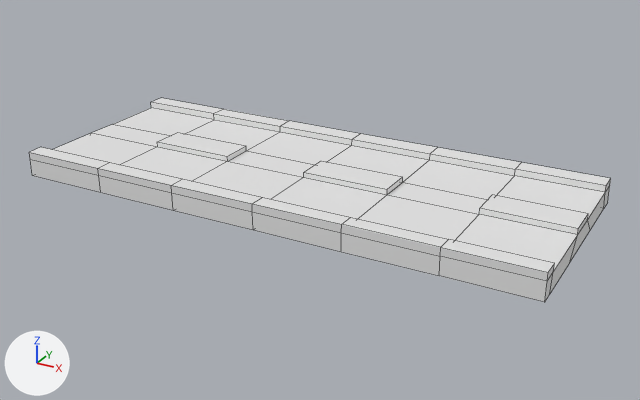
Before and after pictures for a commit that changed the FBX model Assets/Models/road.fbx.
Both versions are drawn from a 50 mm lens placed at (7.53, -13.29, 6.46), pointed at (0.25, -0.06, -0.16). Lighting does not change. The marker at lower left points along +X, +Y and +Z. Mesh edges are drawn as thin lines. Where no turn or scale is listed for an object, it has been applied to the vertices.
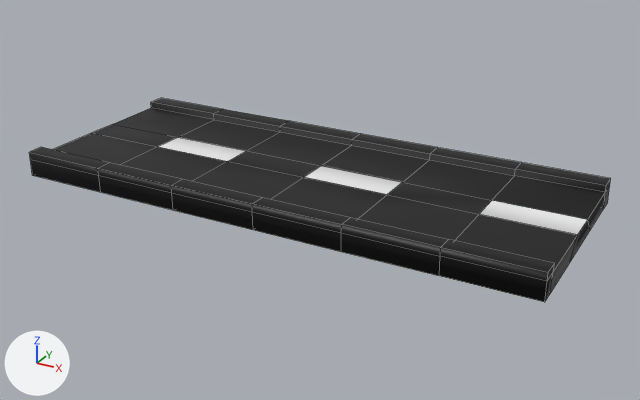
The change in detail:
Material 'Material.001' (mat_material_001) is new.
Its base color is (0.0, 0.0, 0.0) (black #000000).
Material 'Material.002' (mat_material_002) is new.
Its base color is (0.8, 0.8, 0.8) (white #e7e7e7).
me_plane has 124 vertices, 122 faces and spans x -5.01..5.01, y -2.02..2.02, z 0.0..0.48.
me_plane is used by ob_plane; location (0.0, 0.0, 0.0).
Before the commit, vertices of me_plane: 56 (5.01, -0.3, 0.44) at pixel (578, 228), 57 (5.01, 0.36, 0.44) at pixel (588, 213), 62 (0.05, -0.3, 0.44) at pixel (303, 172), 63 (0.05, 0.36, 0.44) at pixel (321, 160), 64 (1.72, -0.3, 0.44) at pixel (387, 189).
Before the commit, vertices of me_plane: 65 (1.72, 0.36, 0.44) at pixel (402, 176), 66 (3.39, -0.3, 0.44) at pixel (479, 208), 67 (3.39, 0.36, 0.44) at pixel (492, 194).
Before the commit, vertices of me_plane: 58 (-3.3, -0.3, 0.44) at pixel (157, 141), 59 (-3.3, 0.36, 0.44) at pixel (177, 132), 60 (-1.62, -0.3, 0.44) at pixel (227, 156), 61 (-1.62, 0.36, 0.44) at pixel (246, 145).
Part 1, on me_plane:
Vertices 56, 57, 66, 67 of me_plane move by (0.0, 0.0, -0.1).
Vertices 62 to 65 of me_plane move by (0.0, 0.0, -0.09).
Part 2, on me_plane:
Vertices 58 to 61 of me_plane move by (0.0, 0.0, -0.1).
me_plane part 3: 38 of the faces centred in x -5.01..-2.46, y -2.02..2.02, z 0.0..0.48 switch from no material to mat_material_001 (black #000000).
me_plane part 4: 38 of the faces centred in x 2.55..5.01, y -2.02..2.02, z 0.0..0.48 switch from no material to mat_material_001 (black #000000).
me_plane part 5: 31 of the faces centred in x -0.79..0.88, y -2.02..2.02, z 0.0..0.48 switch from no material to mat_material_001 (black #000000).
me_plane now uses material mat_material_002 (white #e7e7e7).

What differs and where, as boxes (x1, y1, x2, y2) in the pictures (640 x 400 px; the box of a moved part takes in the faces that stretch with it):
'Plane', reshaped, recoloured (white to black)
    both: (29, 98, 611, 302)
part 1 of me_plane, moved or reshaped
    before: (304, 161, 588, 235)
    after: (304, 165, 587, 235)
part 2 of me_plane, moved or reshaped
    before: (157, 132, 246, 161)
    after: (158, 137, 245, 161)
part 3 of me_plane, recoloured (white to black)
    both: (29, 98, 288, 210)
part 4 of me_plane, recoloured (white to black)
    both: (341, 148, 611, 302)
part 5 of me_plane, recoloured (white to black)
    both: (171, 121, 438, 252)
